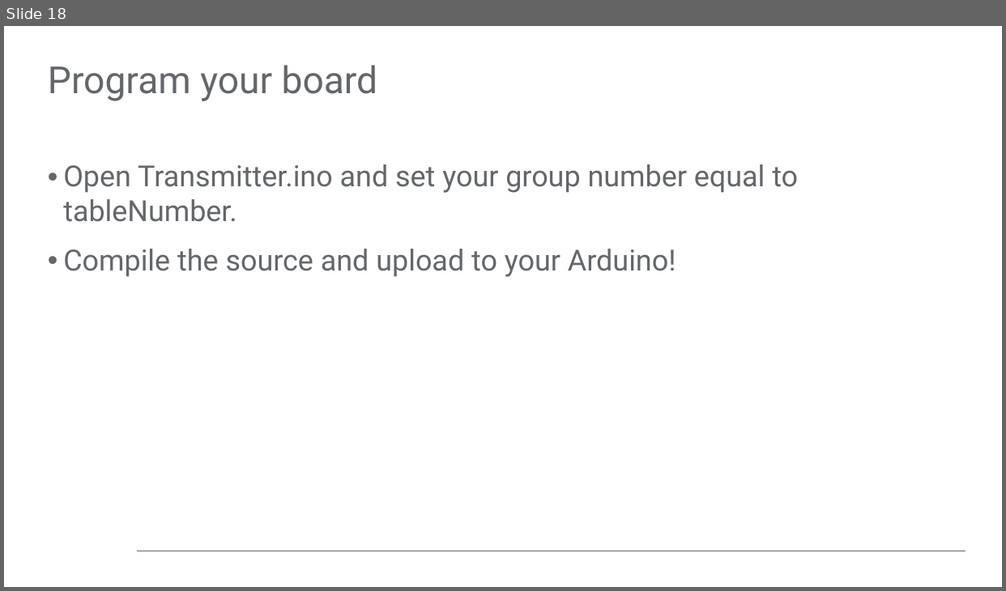
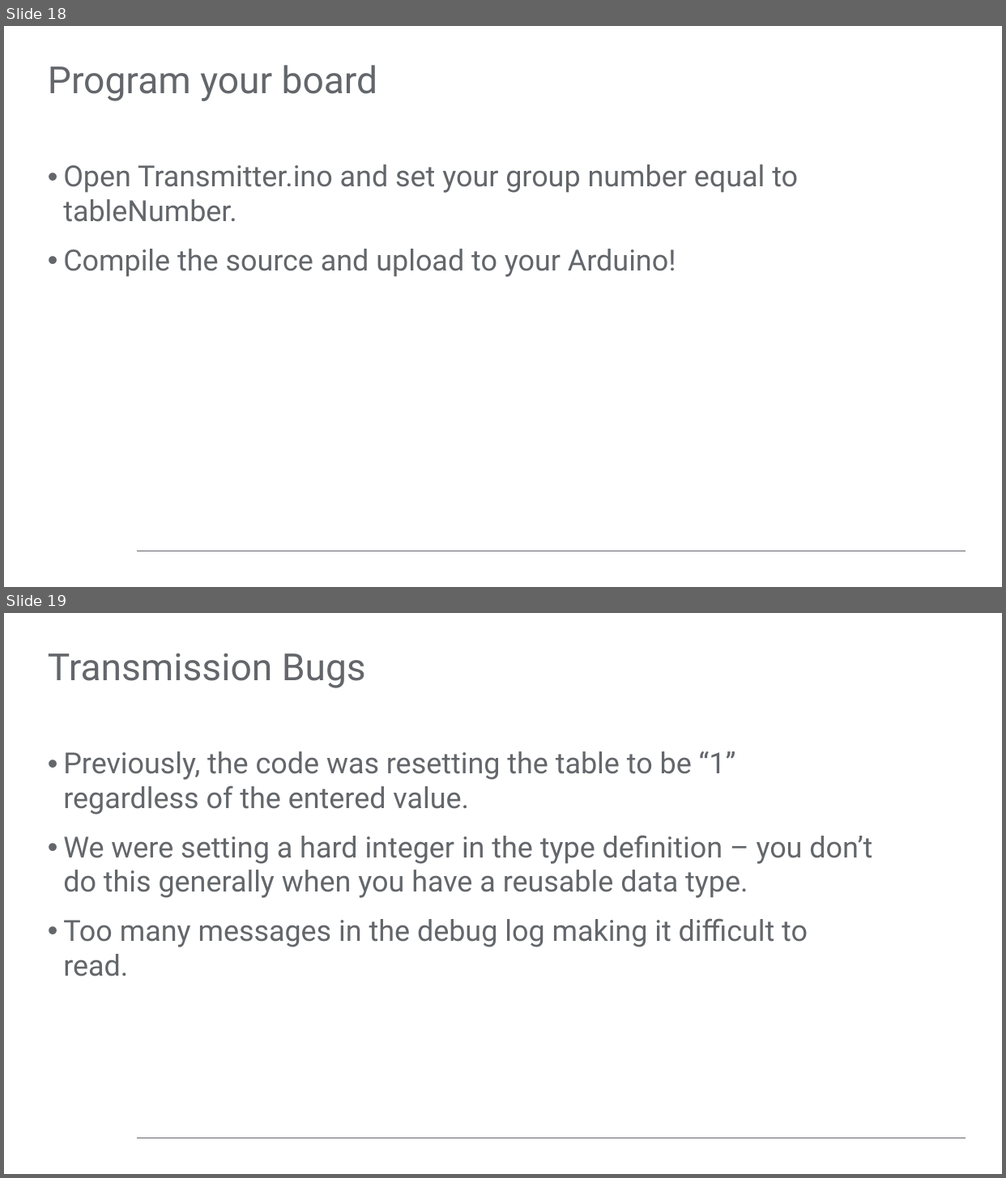
Before and after one commit to pilotdeveloper/sensors_lab, a slide deck: class-guide.pptx. Shown one above the other, each under a label of ours: slide 18 before the commit, slides 18 and 19 after it. The pictures are 1006x591 and 1006x1178 pixels, drawn with LibreOffice and Linux fonts; fonts in the diff are those of the drawing; background and template pictures are left out. Boxes give left, top, right and bottom in pixels: in the first picture for what was removed or moved away, otherwise in the second. Text is boxed around its words. In the diff, an @@ line names an element or a change of style, - is before the commit and + after.

Commit message:
updated

```diff
--- a/class-guide.pptx
+++ b/class-guide.pptx
@@ slide 19 added at (4, 613, 1002, 1174), background #FFFFFF; not listed: 1 template element that a slide beside it also shows @@
@@ title added at (48, 653, 366, 688), 36 pt, text #63666A @@
+Transmission Bugs
@@ text added at (63, 752, 872, 977), 28 pt, text #63666A @@
+• Previously, the code was resetting the table to be “1” regardless of the entered value.
+• We were setting a hard integer in the type definition – you don’t do this generally when you have a reusable data type.
+• Too many messages in the debug log making it difficult to read.
```
Also in this commit, not shown: 5 other slides added.
